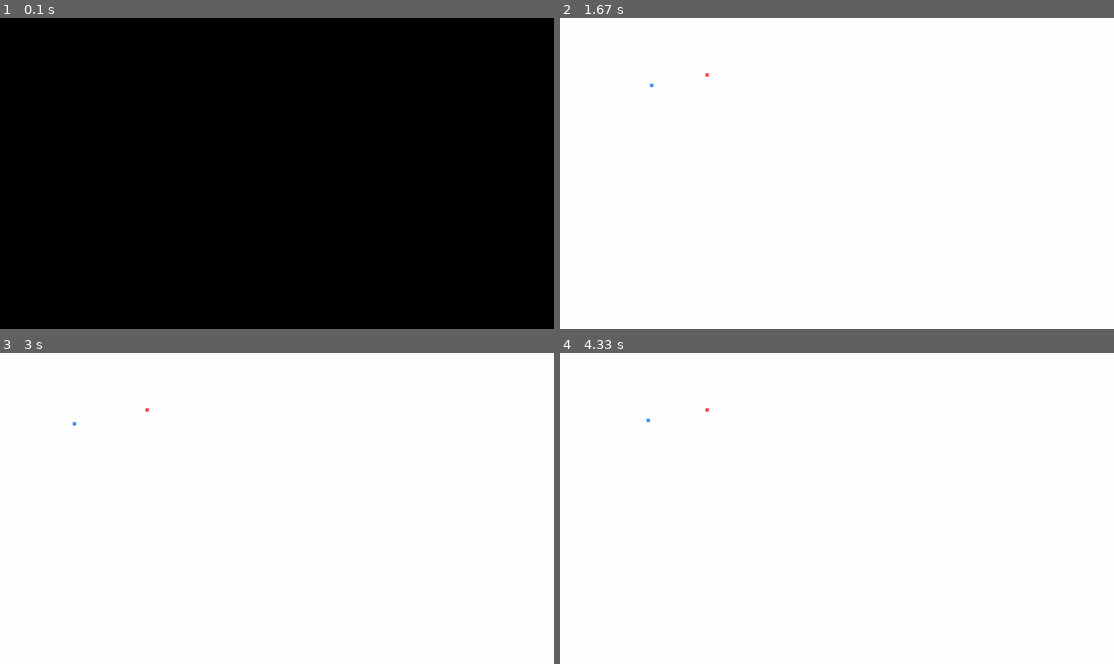
Above: before the commit, frames 1-4 (two rows, left to right).
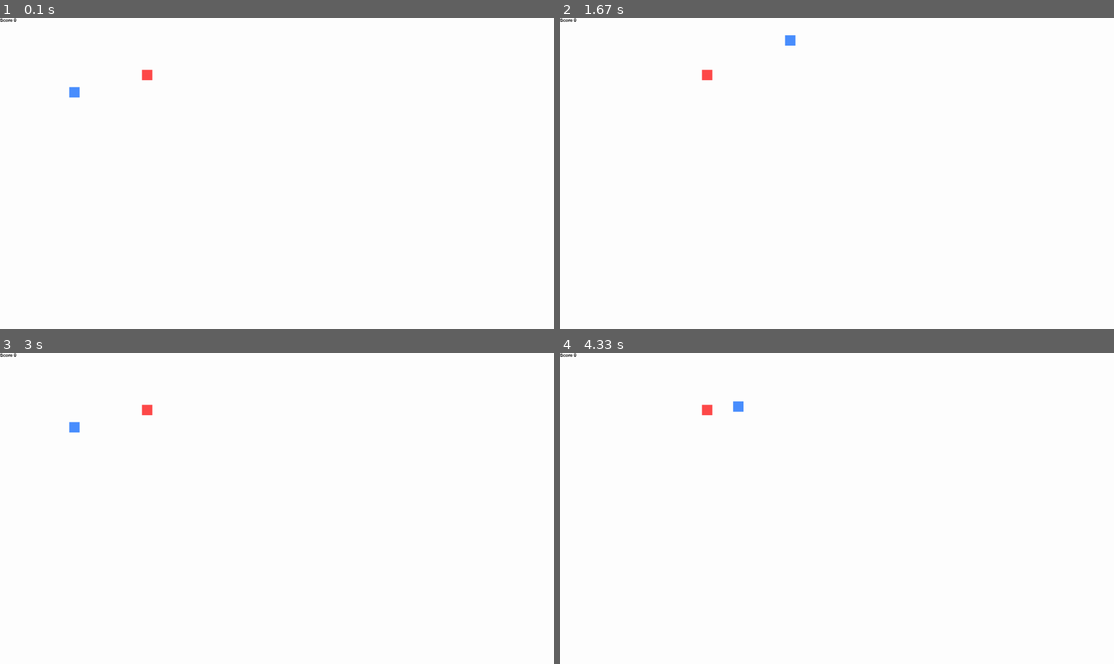
Above: after the commit, the same moments.

Repository: 100ballovby/tuesday_start_5PM_2122
Game: pygame game, started from 19_lesson_0802/00_snake_v2.py
Same seed, same stepped clock (60 frames per second), same inputs: the game is played once before the commit and once after it.
Inputs:
- Up to frame 1 (0.1 s): no input
- Up to frame 2 (1.67 s): hold Right 0.33-0.8 s; hold Up 0.83-1.13 s; hold Right 1.17-1.63 s
- Up to frame 3 (3 s): hold Left 1.67-2.2 s; hold Down 2.23-2.53 s; hold Left 2.57-2.97 s
- Up to frame 4 (4.33 s): hold Up 3-3.37 s; hold Right 3.4-4.03 s; hold Down from 4.07 s (still down)

The runs differ from the first frame. In frame 1, 100% of the frame differs, in the area x 0-100%, y 0-100%; in frame 2, 0.2%; in frame 3, 0.2%; in frame 4, 0.2%.

Commit message:
Adding snake growing

Diff:
--- a/19_lesson_0802/00_snake_v2.py
+++ b/19_lesson_0802/00_snake_v2.py
@@ -1,6 +1,12 @@
 import pygame as pg
 from pygame.draw import rect, circle, polygon
 from random import randrange  # для случайных координат появления еды
+
+
+def draw_snake(block, s_list):
+    for x in s_list:  # для каждой пары координат
+        snake = rect(screen, BLUE, [x[0], x[1], block, block])  # рисую сегмент змейки
+    return snake  # возвращаю сегмент змеи
 
 W = 1600
 H = 900
@@ -16,8 +22,10 @@
 y1 = 200  # змея появляется в этих координатах
 x1_change = 0  # изменение положения змеи в пространстве
 y1_change = 0  # изменение положения змеи в пространстве
-snake_block = 10  # размер змеи
-speed = 5
+snake_block = 30  # размер змеи
+speed = 15
+snake_list = []
+snake_length = 1
 
 food_x = round(randrange(0, W - snake_block) / 10) * 10  # случайные координаты появления еды
 food_y = round(randrange(0, H - snake_block) / 10) * 10  # случайные координаты появления еды
@@ -66,14 +74,27 @@
     if (x1 >= W or x1 < 0) or (y1 >= H or y1 < 0):  # если коснулись стены
         pause = True  # остановить игру
 
-    x1 += x1_change
-    y1 += y1_change
+    x1 += x1_change  # изменение координат змеи
+    y1 += y1_change  # изменение координат змеи
     screen.fill(WHITE)
-    rect(screen, BLUE, [x1, y1, snake_block, snake_block])
-    rect(screen, RED, [food_x, food_y, snake_block, snake_block])
+
+    snake_segment = []  # храню координаты каждого сегмента змеи
+    snake_segment.append(x1)  # записываю обновленную координату х
+    snake_segment.append(y1)  # записываю обновленную координату у
+    snake_list.append(snake_segment)  # добавляю координаты сегмента в список со змеей
+    if len(snake_list) > snake_length:
+        snake_list.pop(0)
+
+    snake = draw_snake(snake_block, snake_list)  # рисую змею
+    food = rect(screen, RED, [food_x, food_y, snake_block, snake_block])
+
+    show_score = font_style.render(f'Score {snake_length - 1}',
+                                   True, BLACK)
+    screen.blit(show_score, [0, 0])
+
     pg.display.update()
 
-    if x1 == food_x and y1 == food_y:
-        print('я поела')
+    if snake.colliderect(food):
+        snake_length += 1  # длина змеи увеличивается на 1, когда змея ест еду
         food_x = round(randrange(0, W - snake_block) / 10) * 10  # случайные координаты появления еды
         food_y = round(randrange(0, H - snake_block) / 10) * 10
